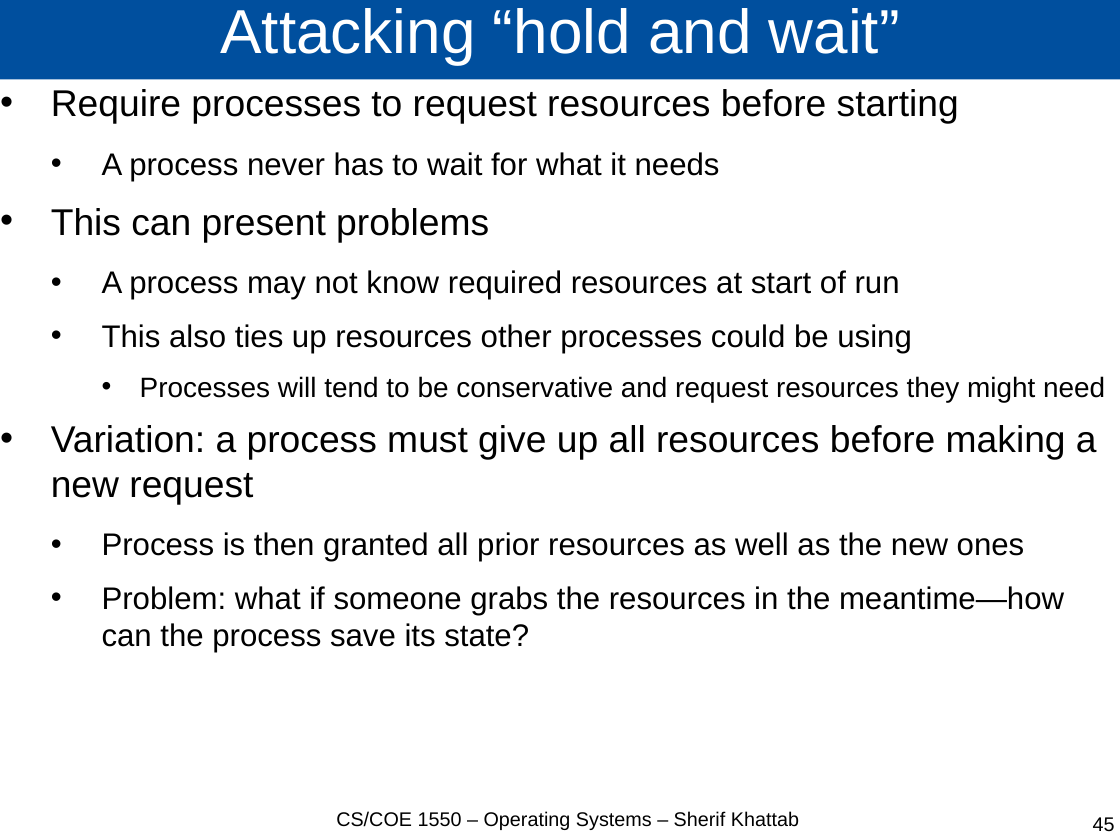
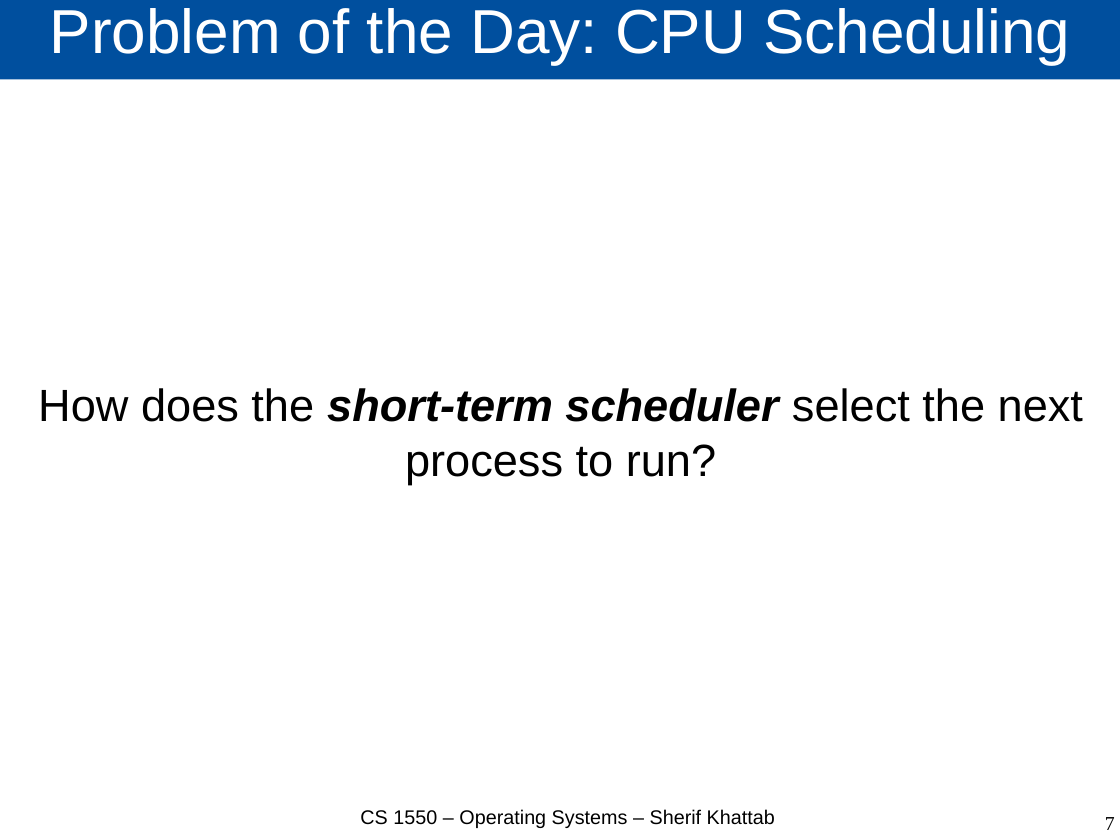
Before and after one commit to cs1550-2224/cs1550-code-handouts, a slide deck: slide 7 of DraftSlides/Lecture13.pptx (slide 45 before the commit). Drawn at 1120x840 pixels with LibreOffice and Linux fonts; fonts in the diff are those of the drawing. Boxes give left, top, right and bottom in pixels: in the first picture for what was removed or moved away, otherwise in the second. Text is boxed around its words. In the diff, an @@ line names an element or a change of style, - is before the commit and + after.

Commit message:
Lecture 14

```diff
--- a/DraftSlides/Lecture13.pptx
+++ b/DraftSlides/Lecture13.pptx
@@ title at [50, 8, 1070, 65]: text changed @@
-Attacking “hold and wait”
+Problem of the Day: CPU Scheduling
@@ text at [38, 388, 1083, 484]: text changed; size 22.1 to 32 pt @@
-• Require processes to request resources before starting
-  • A process never has to wait for what it needs
-• This can present problems
-  • A process may not know required resources at start of run
-  • This also ties up resources other processes could be using
-    • Processes will tend to be conservative and request resources they might need
-• Variation: a process must give up all resources before making a new request
-  • Process is then granted all prior resources as well as the new ones
-  • Problem: what if someone grabs the resources in the meantime—how can the process save its state?
+How does the short-term scheduler select the next process to run?
@@ text at [360, 809, 775, 828]: text changed @@
-CS/COE 1550 – Operating Systems – Sherif Khattab
+CS 1550 – Operating Systems – Sherif Khattab
@@ page number at [1105, 817, 1115, 830]: text changed; font Arial to Times New Roman @@
-45
+7
```
Also in this commit, not shown: 28 other slides changed, 4 slides added, 25 slides removed, 7 other files.
